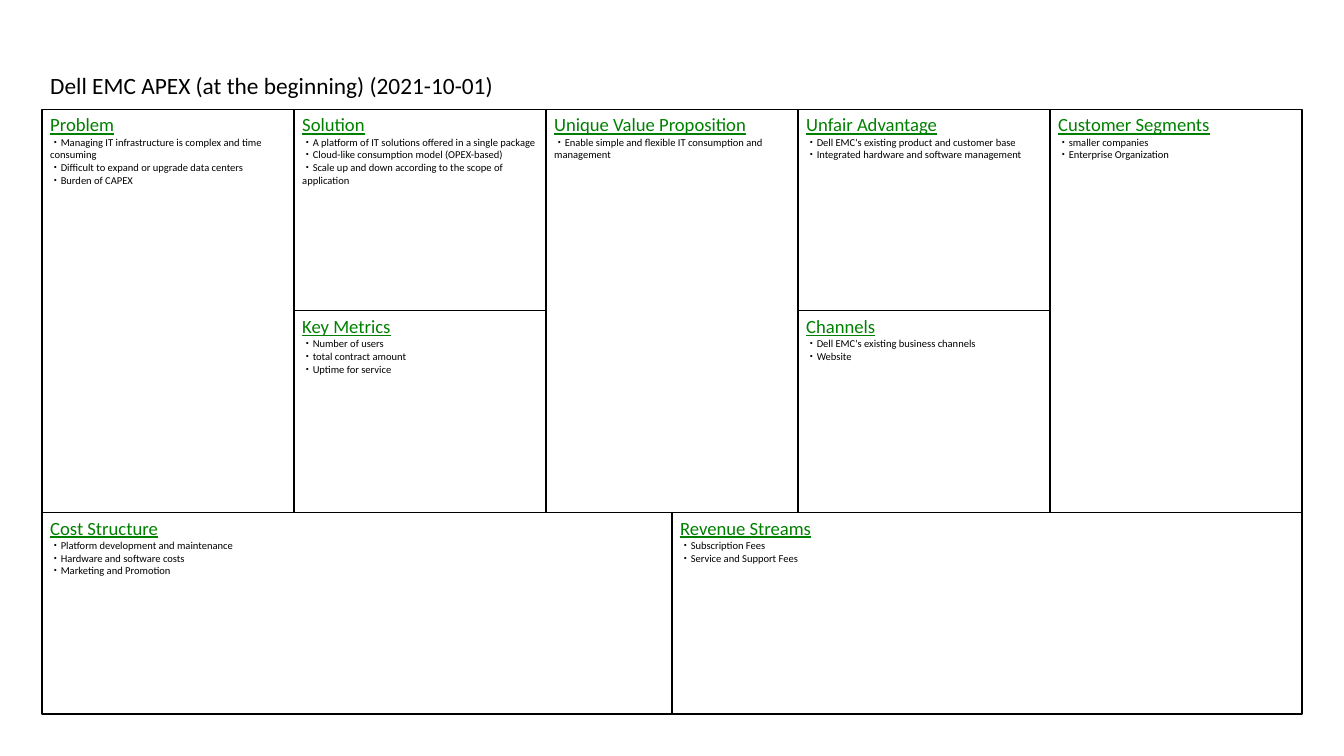
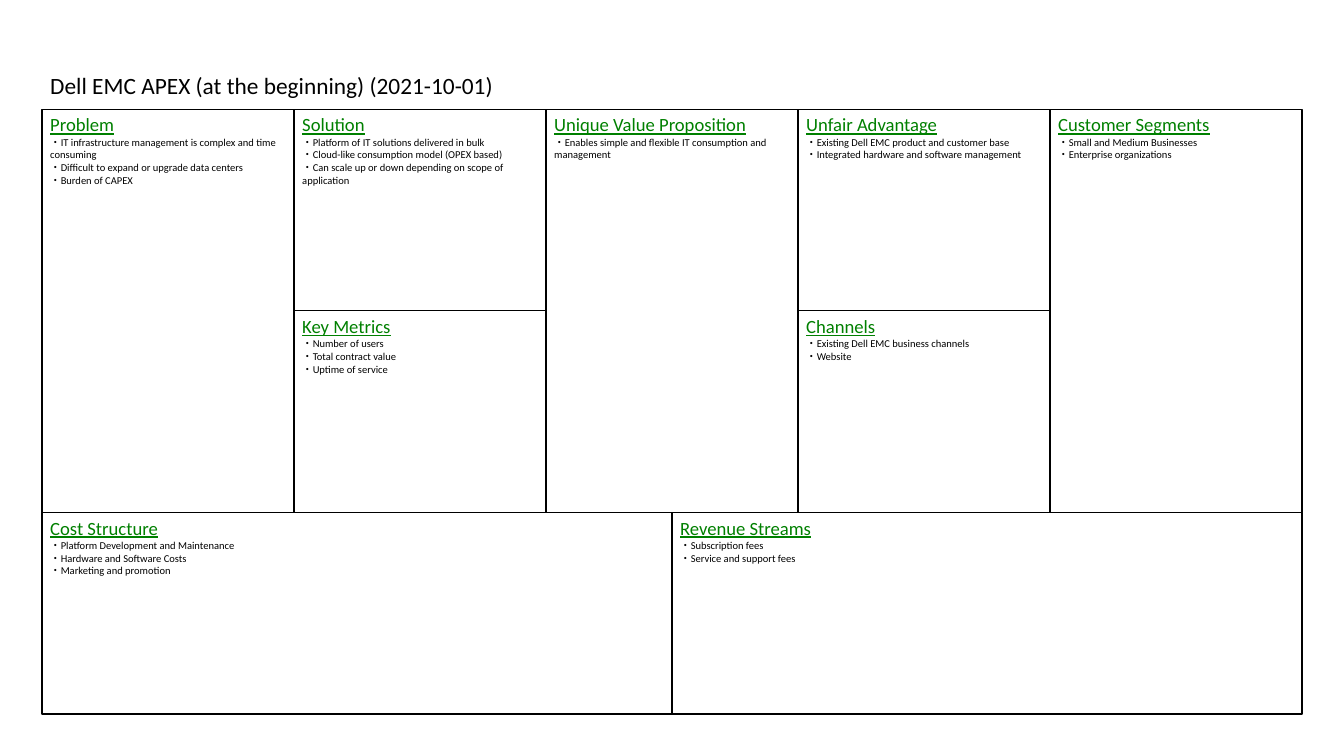
Before and after one commit to t0m0h1r0/LeanCanvas, a slide deck: slide 5 of sample_en.pptx. Drawn at 1344x756 pixels with LibreOffice and Linux fonts; fonts in the diff are those of the drawing. Boxes give left, top, right and bottom in pixels: in the first picture for what was removed or moved away, otherwise in the second. Text is boxed around its words. In the diff, an @@ line names an element or a change of style, - is before the commit and + after.

```diff
--- a/sample_en.pptx
+++ b/sample_en.pptx
@@ text in rectangle at [50,138,275,160]: text changed @@
-・Managing IT infrastructure is complex and time consuming
+・IT infrastructure management is complex and time consuming
@@ text in rectangle at [302,138,504,186]: text changed @@
-・A platform of IT solutions offered in a single package
-・Cloud-like consumption model (OPEX-based)
-・Scale up and down according to the scope of application
+・Platform of IT solutions delivered in bulk
+・Cloud-like consumption model (OPEX based)
+・Can scale up or down depending on scope of application
@@ text in rectangle at [554,138,766,160]: text changed @@
-・Enable simple and flexible IT consumption and management
+・Enables simple and flexible IT consumption and management
@@ text in rectangle at [806,138,1009,148]: text changed @@
-・Dell EMC's existing product and customer base
+・Existing Dell EMC product and customer base
@@ text in rectangle at [1058,138,1197,160]: text changed @@
-・smaller companies
-・Enterprise Organization
+・Small and Medium Businesses
+・Enterprise organizations
@@ text in rectangle at [302,353,396,375]: text changed @@
-・total contract amount
-・Uptime for service
+・Total contract value
+・Uptime of service
@@ text in rectangle at [806,339,969,349]: text changed @@
-・Dell EMC's existing business channels
+・Existing Dell EMC business channels
@@ text in rectangle at [50,541,234,576]: text changed @@
-・Platform development and maintenance
-・Hardware and software costs
-・Marketing and Promotion
+・Platform Development and Maintenance
+・Hardware and Software Costs
+・Marketing and promotion
@@ text in rectangle at [680,541,796,564]: text changed @@
-・Subscription Fees
-・Service and Support Fees
+・Subscription fees
+・Service and support fees
```
Also in this commit, not shown: 15 other slides changed, 4 other files.
